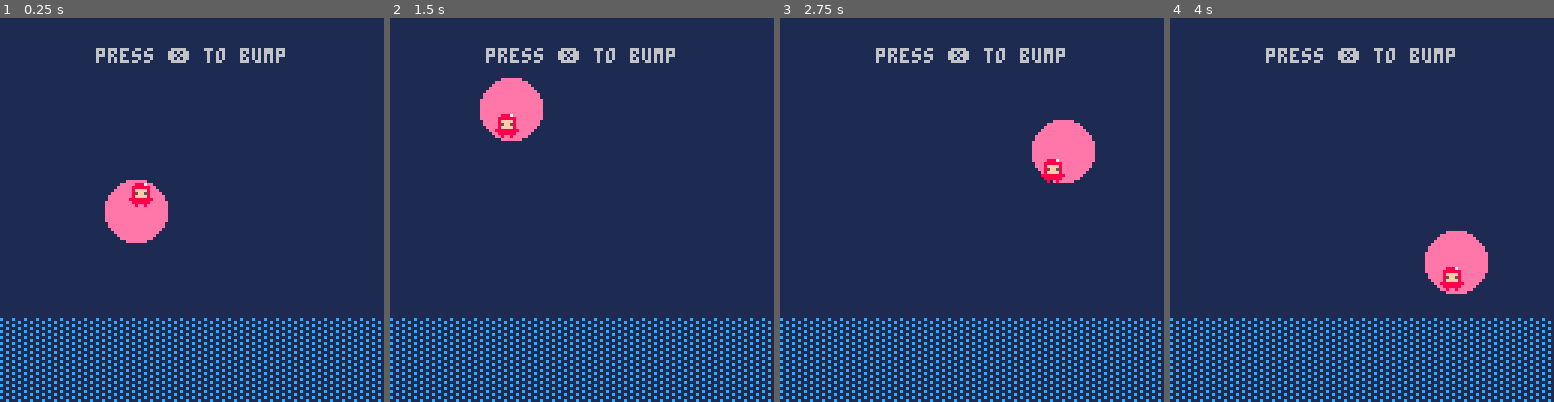
Above: before the commit, frames 1-4 (left to right).
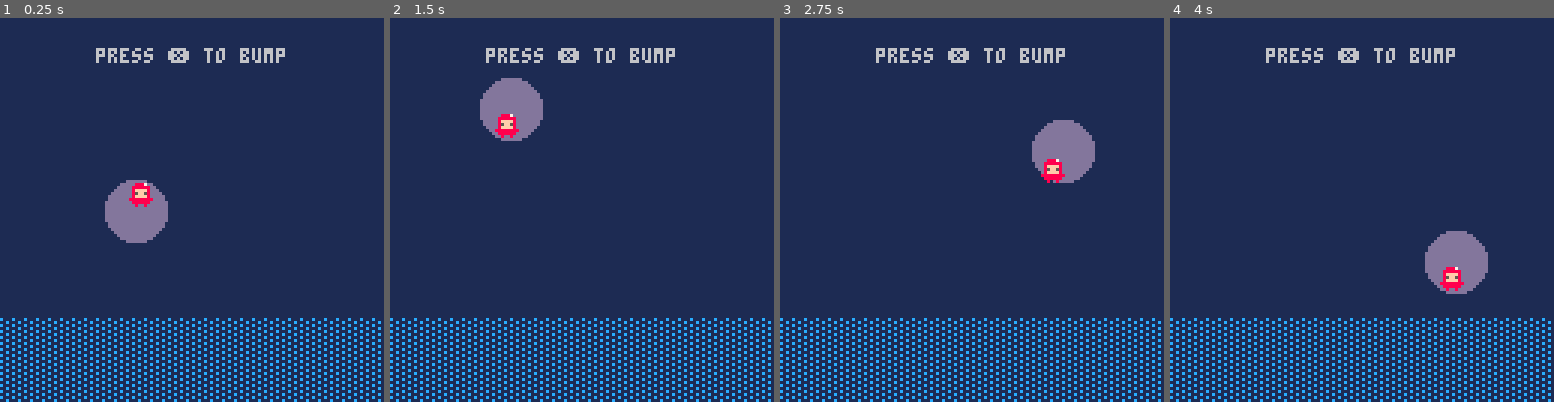
Above: after the commit, the same moments.

Repository: ruby-yacht/sietch-8
Game: PICO-8 cartridge carts/bounce.p8
Two runs of this game, one before a commit and one after it. Both use one fixed random seed, a clock stepped at 60 frames per second and the inputs below.
Inputs:
- Up to frame 1 (0.25 s): no input
- Up to frame 2 (1.5 s): tap X (X key) at 1.07 s
- Up to frame 3 (2.75 s): tap X (X key) at 2.07, 2.4, 2.73 s
- Up to frame 4 (4 s): tap X (X key) at 3.07, 3.4, 3.73 s

The runs differ from the first frame. In frame 1, 1.9% of the frame differs, in the area x 27-44%, y 42-59%; in frame 2, 1.9%; in frame 3, 1.9%, in the area x 65-83%, y 26-43%; in frame 4, 1.9%.

Commit message:
Update bounce.p8

Diff:
--- a/carts/bounce.p8
+++ b/carts/bounce.p8
@@ -23,7 +23,7 @@
 	rectfill(0,floor_y,127,127,12)
 	fillp() -- reset
 
-	circfill(ballx,bally,size,14)
+	circfill(ballx,bally,size,13)
 
 	spr(1,ballx-4-velx,
 	      bally-4-vely)
